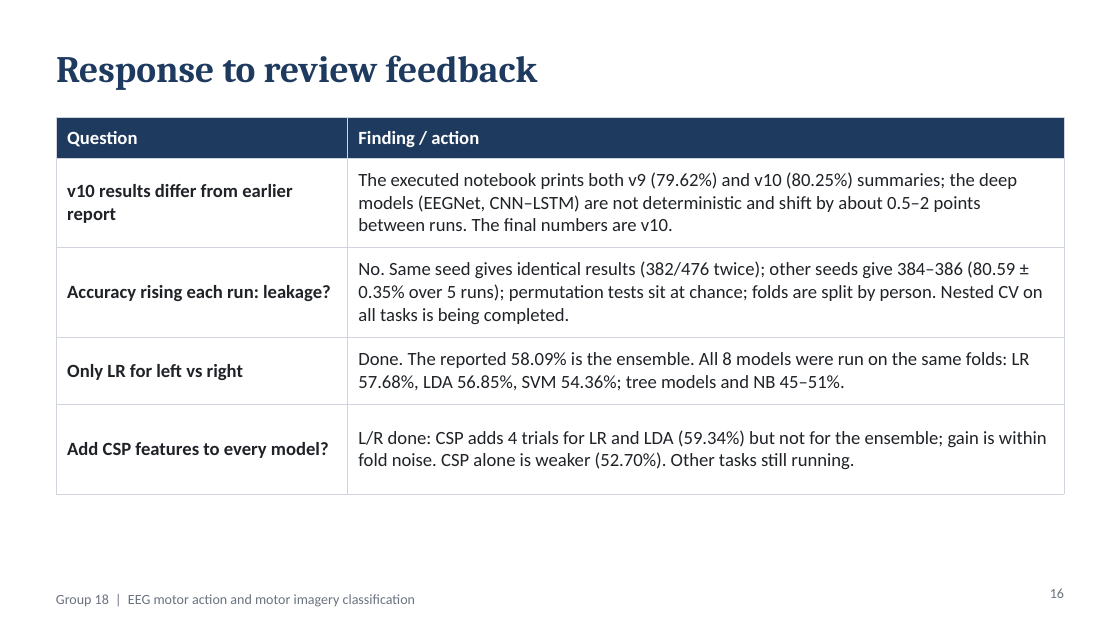
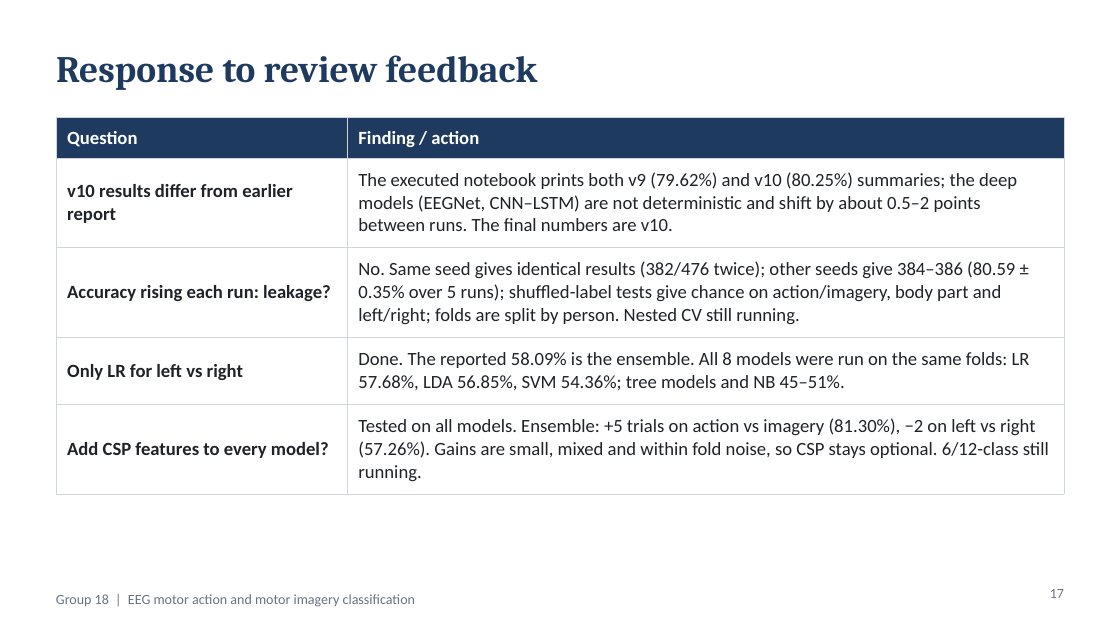
Before and after one commit to tanaydarshan/bci-motor-imagery-grp18, a slide deck: slide 17 of presentation/BCI_Group18_Review.pptx (slide 16 before the commit). Drawn at 1120x630 pixels with LibreOffice and Linux fonts; fonts in the diff are those of the drawing. Boxes give left, top, right and bottom in pixels: in the first picture for what was removed or moved away, otherwise in the second. Text is boxed around its words. In the diff, an @@ line names an element or a change of style, - is before the commit and + after.

```diff
--- a/presentation/BCI_Group18_Review.pptx
+++ b/presentation/BCI_Group18_Review.pptx
@@ table at (x1=56, y1=118, x2=1064, y2=485) @@
-row 3, column 2: No. Same seed gives identical results (382/476 twice); other seeds give 384–386 (80.59 ± 0.35% over 5 runs); permutation tests sit at chance; folds are split by person. Nested CV on all tasks is being completed.
+row 3, column 2: No. Same seed gives identical results (382/476 twice); other seeds give 384–386 (80.59 ± 0.35% over 5 runs); shuffled-label tests give chance on action/imagery, body part and left/right; folds are split by person. Nested CV still running.
-row 5, column 2: L/R done: CSP adds 4 trials for LR and LDA (59.34%) but not for the ensemble; gain is within fold noise. CSP alone is weaker (52.70%). Other tasks still running.
+row 5, column 2: Tested on all models. Ensemble: +5 trials on action vs imagery (81.30%), −2 on left vs right (57.26%). Gains are small, mixed and within fold noise, so CSP stays optional. 6/12-class still running.
@@ page number at (x1=1050, y1=589, x2=1064, y2=598): text changed @@
-16
+17
```
Also in this commit, not shown: 1 other slide changed, 1 slide added, 5 other files.
